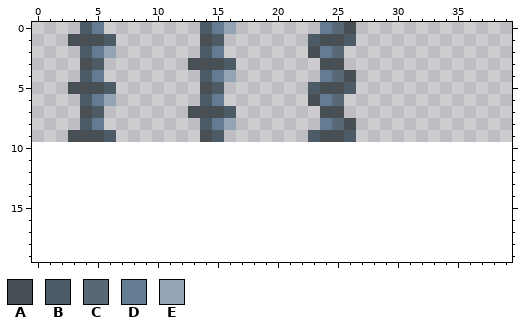
Edited in one commit: pixel-art sprite (assets/DoomSnakeFenceVariants.png). This is how it looked before the edit.
The file is 40x10 pixels. The old version is drawn lined up with the new one, on the new canvas.
Palette (. is transparent): A #485056  B #4d5b66  C #586875  D #637c94  E #92a4b5
Pixels before, first column x 3:
 0 .BD........BDE.......DCA
 1 AAAB.......AB.......BAAB
 2 .BDE.......BD.......ADC.
 3 .AB.......AAAB.......AA.
 4 .BD........BDE.......DCA
 5 AAAB.......AB.......BAAB
 6 .BDE.......BD.......ADC.
 7 .AB.......AAAB.......AA.
 8 .BD........BDE.......DCA
 9 AAAB.......AB.......BAAB
The result:
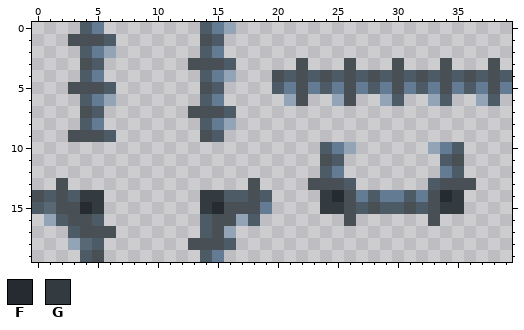
Colours new in this view: F #252b30  G #333a40
Commit: Cleaned up tileset and distorition
Edits made:
canvas 40x10 -> 40x20
y 0: x 24..26 DCA -> ...
y 1: x 23..26 BAAB -> ....
y 2: x 23..25 ADC -> ...
y 3: x 22 . -> A; x 24..26 AA. -> ..A; x 30 . -> A; x 34 . -> A; x 38 . -> A
y 4: x 20..25 ....DC -> ABABAB; x 27..39 ............. -> BABABABABABAB
y 5: x 20..39 ...BAAB............. -> BDADBDADBDADBDADBDAD
y 6: x 21..26 ..ADC. -> EA..EA; x 29..30 .. -> EB; x 33..34 .. -> EB; x 37..38 .. -> EB
y 7: x 24..25 AA -> ..
y 8: x 24..26 DCA -> ...
y 9: x 23..26 BAAB -> ....
y 10: x 24..26 ... -> BDE; x 33..35 ... -> EDB
y 11: x 24..25 .. -> AB; x 34..35 .. -> BA
y 12: x 24..25 .. -> BD; x 34..35 .. -> DB
y 13: x 2 . -> A; x 18 . -> A; x 23..26 .... -> AAAB; x 33..36 .... -> BAAA
y 14: x 0..5 ...... -> ABABGG; x 14..19 ...... -> GGBBAB; x 24..35 ............ -> GFADBDDBDAFG
y 15: x 0..5 ...... -> BCAAFG; x 14..19 ...... -> GFAAAD; x 24..35 ............ -> GGABABBABAGG
y 16: x 1..5 ..... -> EBAAB; x 14..18 ..... -> BAAEB; x 26 . -> A; x 33 . -> A
y 17: x 3..6 .... -> BAAA; x 14..16 ... -> BAE
y 18: x 3..5 ... -> ECB; x 13..16 .... -> AAAB
y 19: x 4..5 .. -> BA; x 14..15 .. -> BD
Changed places in both pictures, as pixel boxes (x1, y1, x2, y2):
changed: (188, 22, 512, 262)
added: (32, 178, 116, 262)
